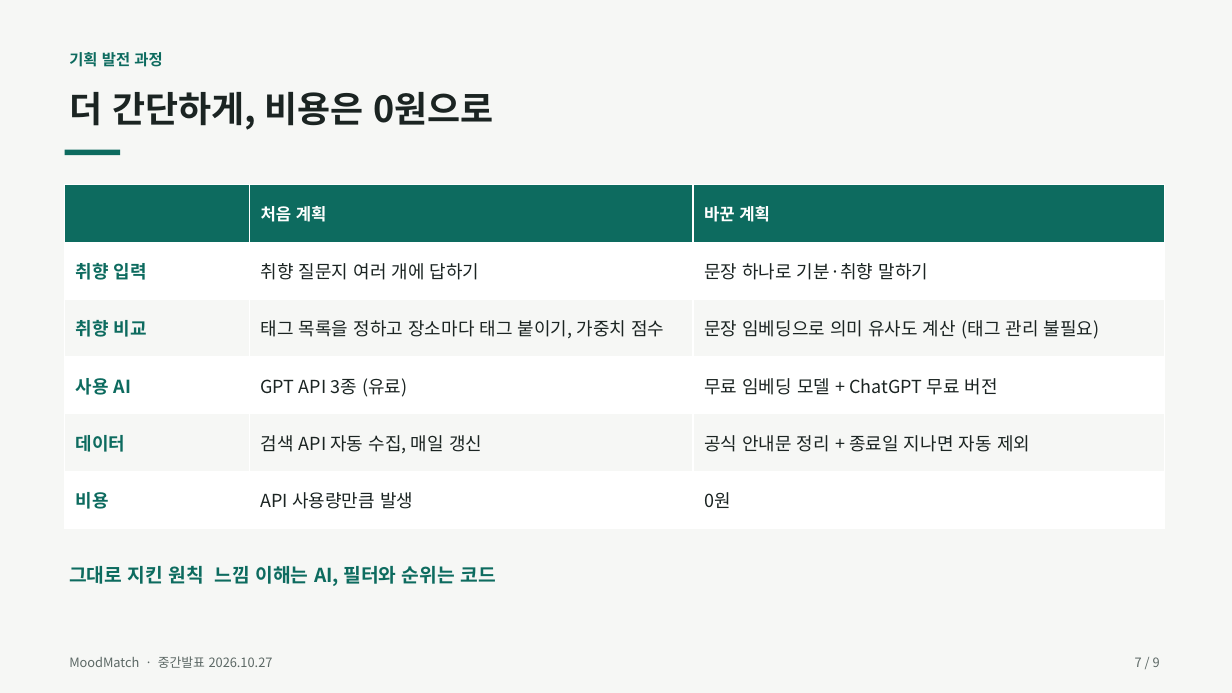
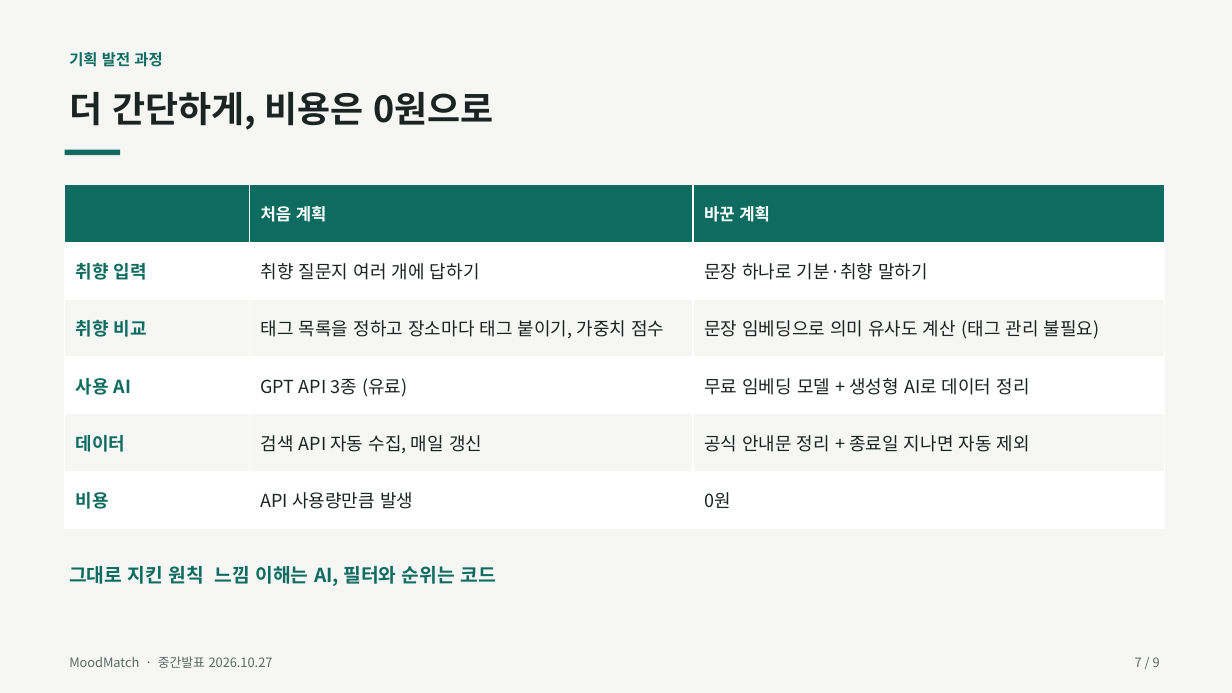
Before and after one commit to junwoo906/MoodMatch, a slide deck: slide 7 of docs/MoodMatch_중간발표.pptx. Drawn at 1232x693 pixels with LibreOffice and Linux fonts; fonts in the diff are those of the drawing. Boxes give left, top, right and bottom in pixels: in the first picture for what was removed or moved away, otherwise in the second. Text is boxed around its words. In the diff, an @@ line names an element or a change of style, - is before the commit and + after.

```diff
--- a/docs/MoodMatch_중간발표.pptx
+++ b/docs/MoodMatch_중간발표.pptx
@@ table at bbox=[65, 185, 1165, 529] @@
-row 4, column 3: 무료 임베딩 모델 + ChatGPT 무료 버전
+row 4, column 3: 무료 임베딩 모델 + 생성형 AI로 데이터 정리
```
Also in this commit, not shown: 3 other slides changed, 1 slide added, 1 slide removed, 2 other files.
